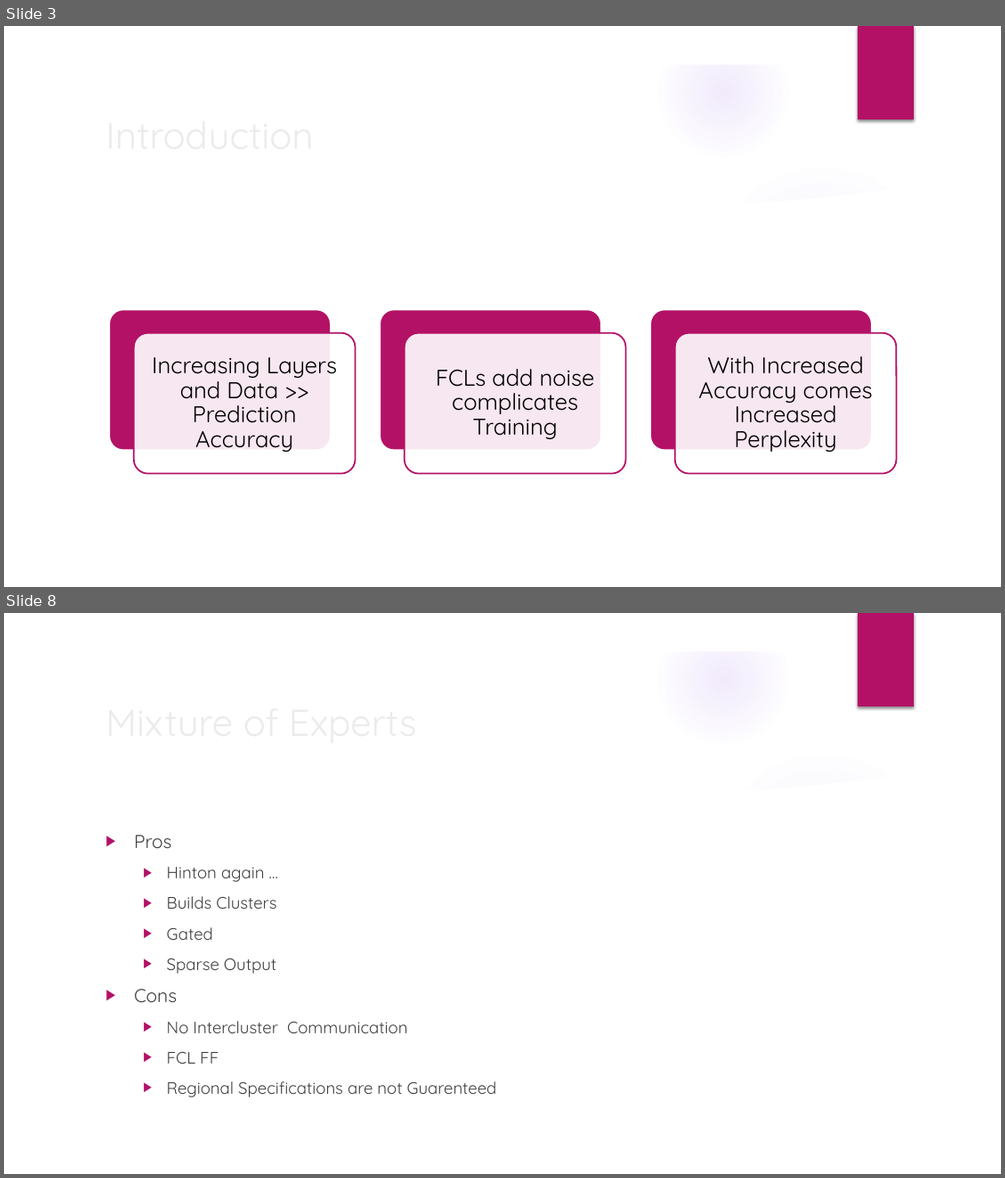
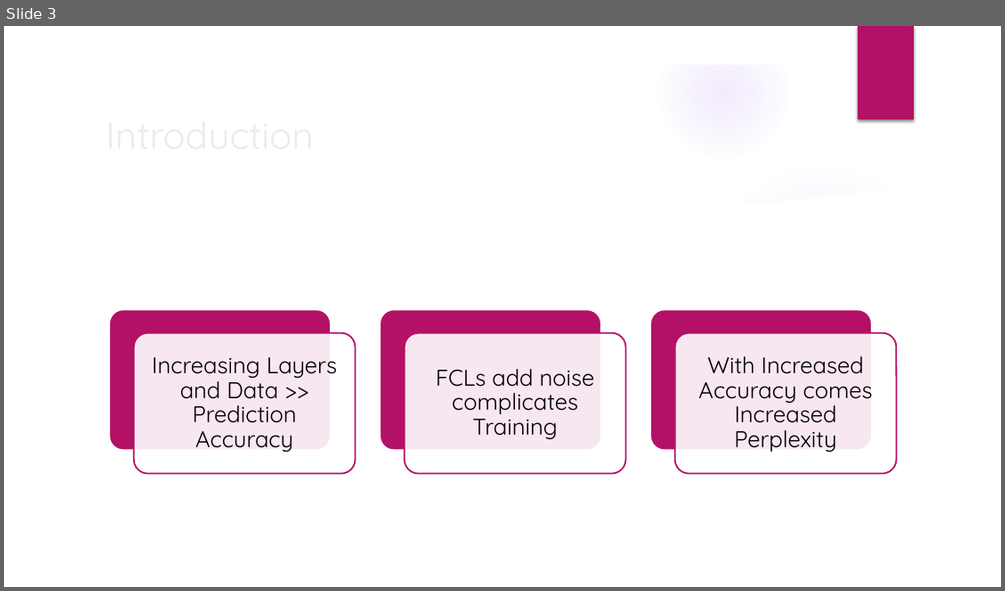
Before and after one commit to realdanielbyrne/tsneGatedMoE, a slide deck: PT-SNE Gated Mixture of Sparse Experts (PT-MoE).pptx. Shown one above the other, each under a label of ours: slides 3 and 8 before the commit, slide 3 after it; the slides between them are not shown. The pictures are 1005x1178 and 1005x591 pixels, drawn with LibreOffice and Linux fonts; fonts in the diff are those of the drawing; background and template pictures are left out. Boxes give left, top, right and bottom in pixels: in the first picture for what was removed or moved away, otherwise in the second. Text is boxed around its words. In the diff, an @@ line names an element or a change of style, - is before the commit and + after.

```diff
--- a/PT-SNE Gated Mixture of Sparse Experts (PT-MoE).pptx
+++ b/PT-SNE Gated Mixture of Sparse Experts (PT-MoE).pptx
@@ slide 8 removed at [4,613,1001,1174], background picture (left out); not listed: 9 template elements that a slide beside it also shows @@
@@ title removed at [98,692,815,750] @@
-Mixture of Experts
@@ text removed at [134,835,497,1097] @@
-▶ Pros
-  ▶ Hinton again …
-  ▶ Builds Clusters
-  ▶ Gated
-  ▶ Sparse Output
-▶ Cons
-  ▶ No Intercluster Communication
-  ▶ FCL FF
-  ▶ Regional Specifications are not Guarenteed
```
Also in this commit, not shown: 5 slides changed, 7 slides added.
